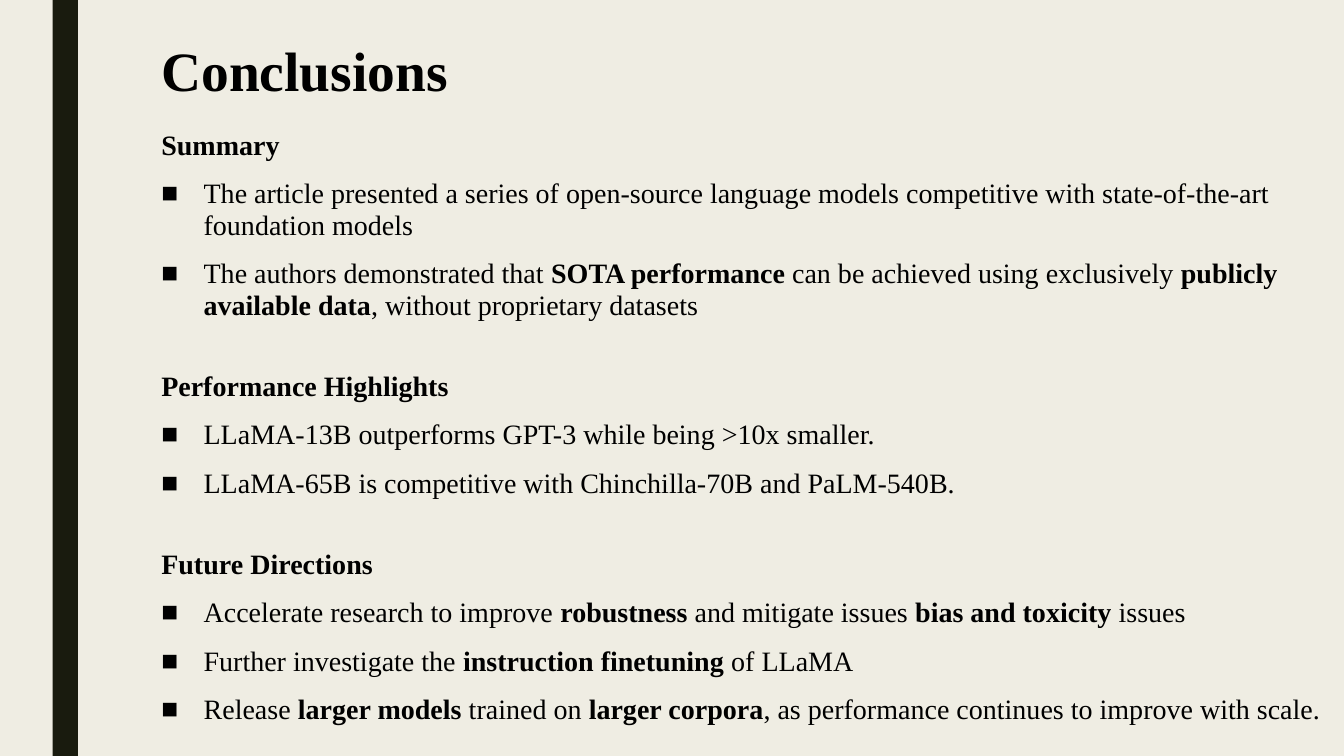
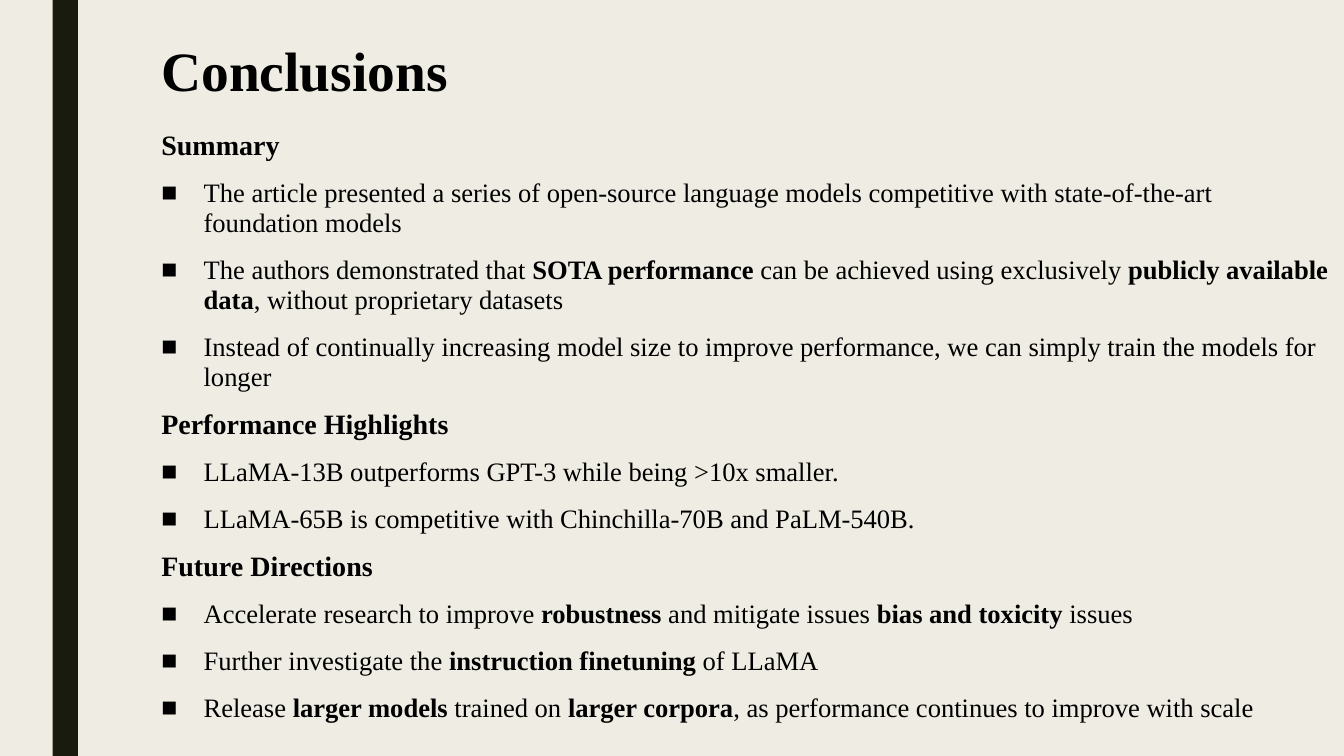
Before and after one commit to shlomi1993/llm-from-scratch, a slide deck: slide 28 of presentation/Lecture Slides.pptx. Drawn at 1344x756 pixels with LibreOffice and Linux fonts; fonts in the diff are those of the drawing. Boxes give left, top, right and bottom in pixels: in the first picture for what was removed or moved away, otherwise in the second. Text is boxed around its words. In the diff, an @@ line names an element or a change of style, - is before the commit and + after.

```diff
--- a/presentation/Lecture Slides.pptx
+++ b/presentation/Lecture Slides.pptx
@@ text at bbox=[204, 183, 1328, 676]: size 20 to 19 pt in "The article presented a series of open-source ...", "The authors demonstrated that SOTA performance can ...", "LLaMA-13B outperforms GPT-3 while being >10x smaller.", "LLaMA-65B is competitive with Chinchilla-70B and PaLM-540B." and 2 more places @@
@@ text at bbox=[204, 337, 1316, 391]: paragraph added @@
+■ Instead of continually increasing model size to improve performance, we can simply train the models for longer
@@ text at bbox=[204, 698, 1253, 722]: text changed; size 20 to 19 pt @@
-■ Release larger models trained on larger corpora, as performance continues to improve with scale.
+■ Release larger models trained on larger corpora, as performance continues to improve with scale
```
Also in this commit, not shown: 12 other slides changed, 3 other files.
